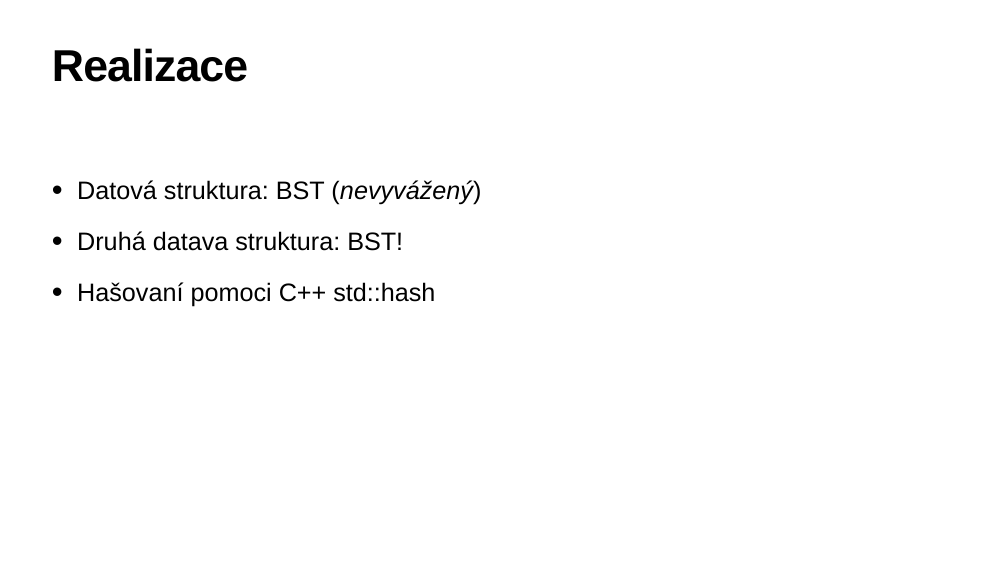
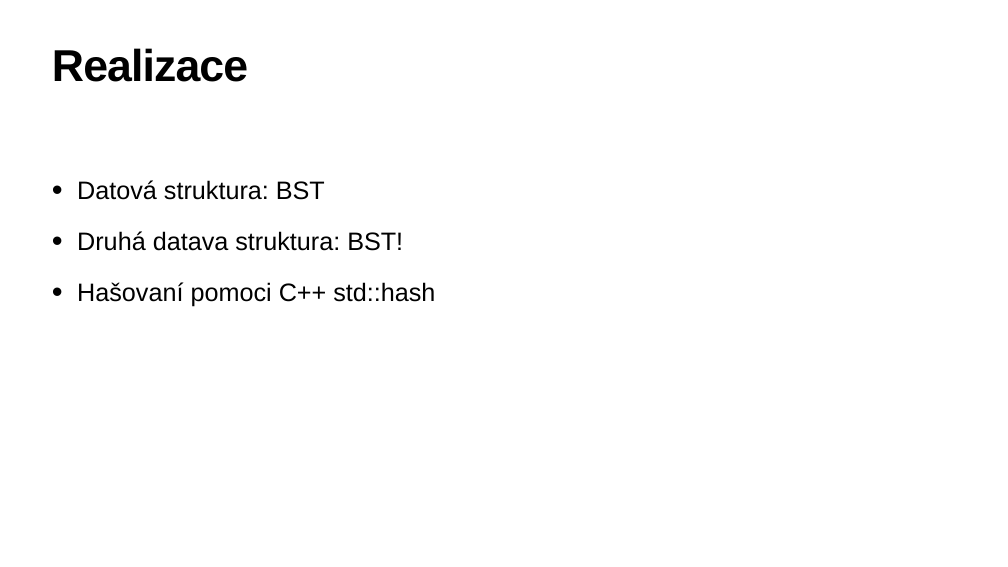
Before and after one commit to mrmidi/VSPJ-DSA, a slide deck: slide 4 of Semestral/Presentation.pptx. Drawn at 1008x567 pixels with LibreOffice and Linux fonts; fonts in the diff are those of the drawing. Boxes give left, top, right and bottom in pixels: in the first picture for what was removed or moved away, otherwise in the second. Text is boxed around its words. In the diff, an @@ line names an element or a change of style, - is before the commit and + after.

Commit message:
updated presentation

```diff
--- a/Semestral/Presentation.pptx
+++ b/Semestral/Presentation.pptx
@@ text at (77,180,325,200): text changed @@
-• Datová struktura: BST (nevyvážený)
+• Datová struktura: BST
```
Also in this commit, not shown: 1 other slide changed, 2 slides added, 3 other files.
